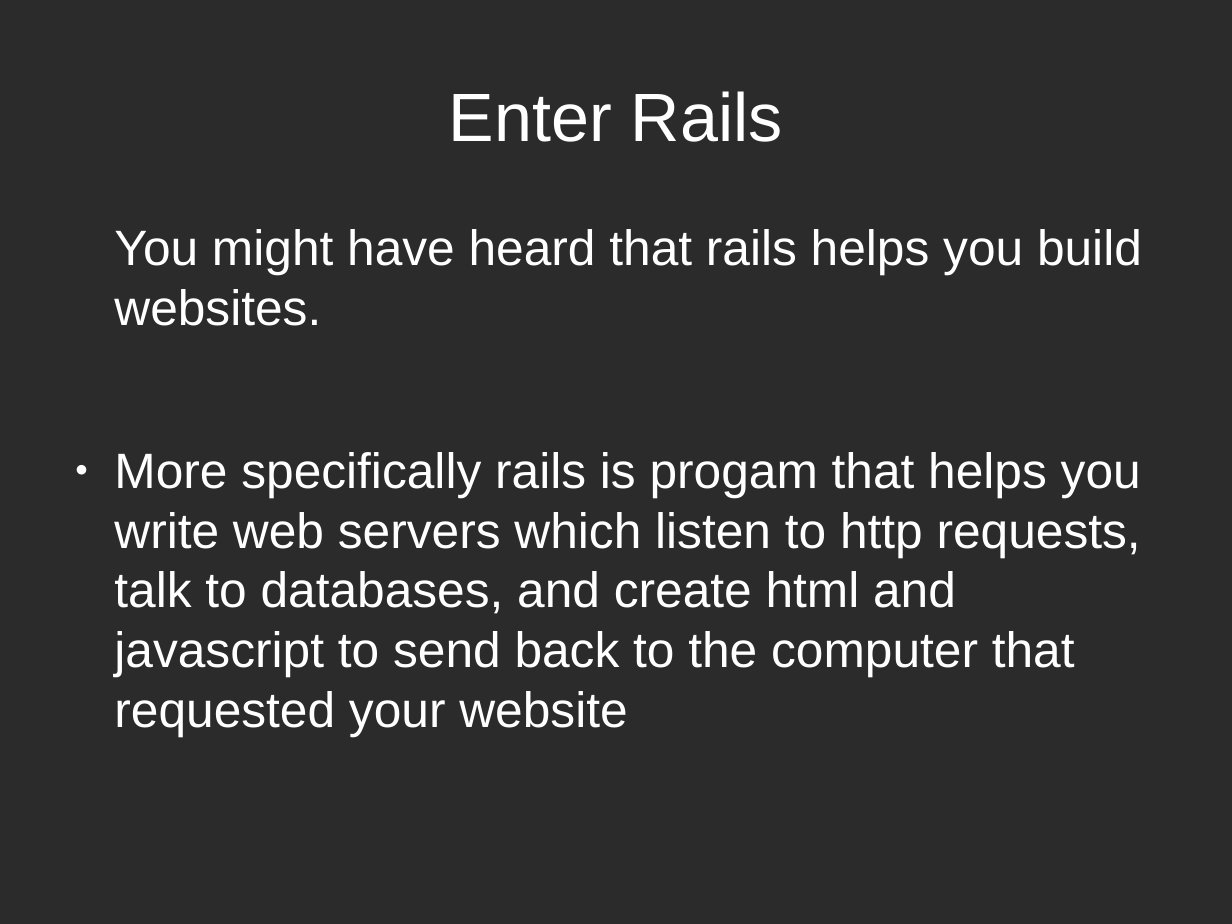
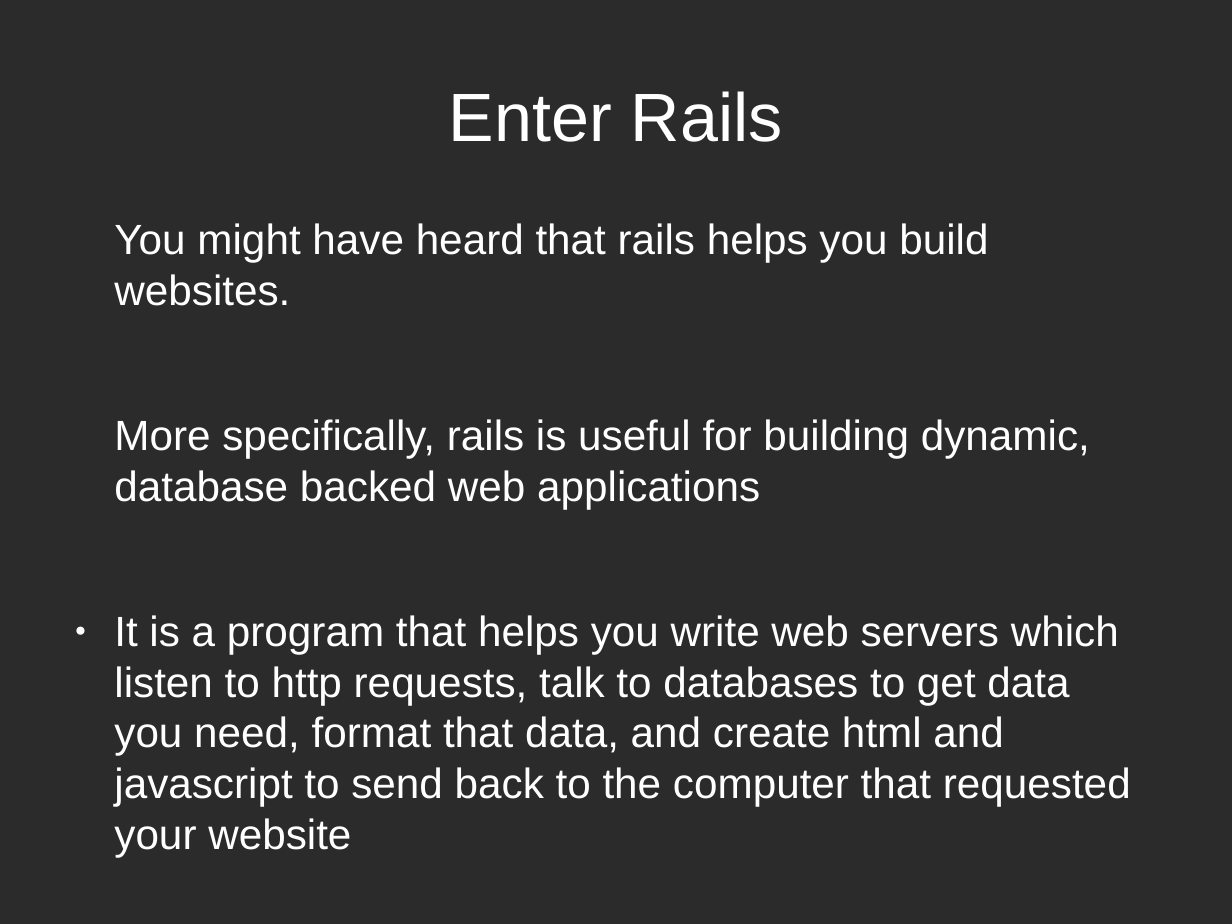
Before and after one commit to Andrew-Max/rails-seminar-materials, a slide deck: slide 10 of try_rails_slides.odp (slide 8 before the commit). Drawn at 1232x924 pixels with LibreOffice and Linux fonts; fonts in the diff are those of the drawing; background and template pictures are left out; a plain dark background stands for a picture behind light text. Boxes give left, top, right and bottom in pixels: in the first picture for what was removed or moved away, otherwise in the second. Text is boxed around its words. In the diff, an @@ line names an element or a change of style, - is before the commit and + after.

```diff
--- a/try_rails_slides.odp
+++ b/try_rails_slides.odp
@@ text at bbox=[114, 223, 988, 306]: size 32 to 27.2 pt in "You might have heard that rails helps ..." @@
@@ text at bbox=[114, 419, 1131, 857]: text changed; size 32 to 27.2 pt @@
-● More specifically rails is progam that helps you write web servers which listen to http requests, talk to databases, and create html and javascript to send back to the computer that requested your website
+More specifically, rails is useful for building dynamic, database backed web applications
+● It is a program that helps you write web servers which listen to http requests, talk to databases to get data you need, format that data, and create html and javascript to send back to the computer that requested your website
```
Also in this commit, not shown: 7 other slides changed, 5 slides added, 4 slides removed.
